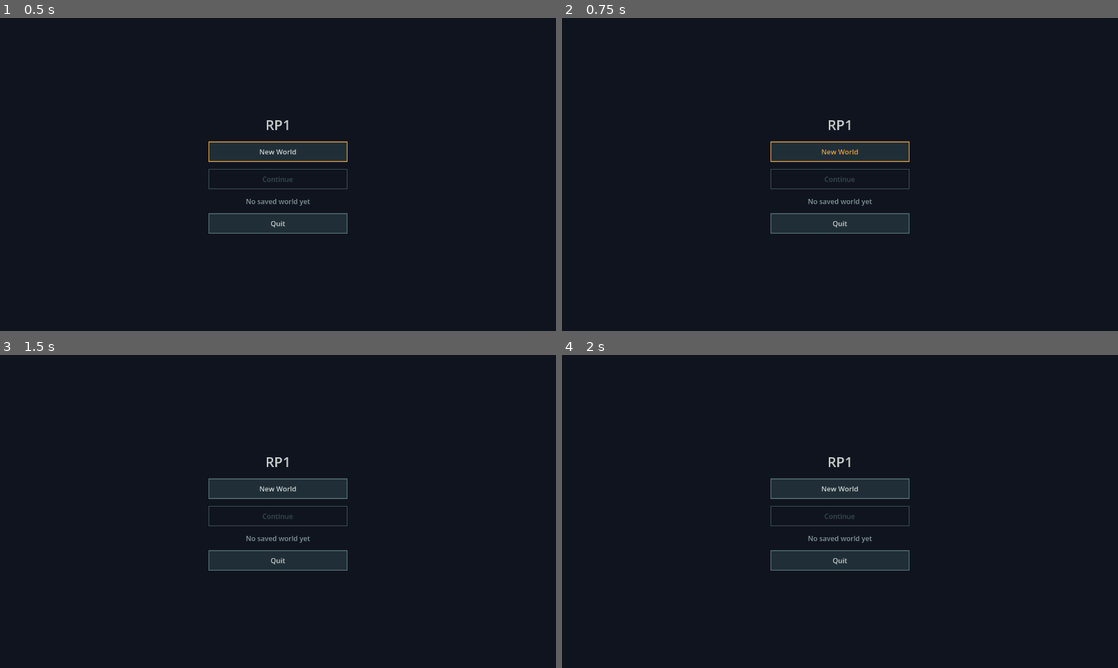
Above: before the commit, frames 1-4 (two rows, left to right).
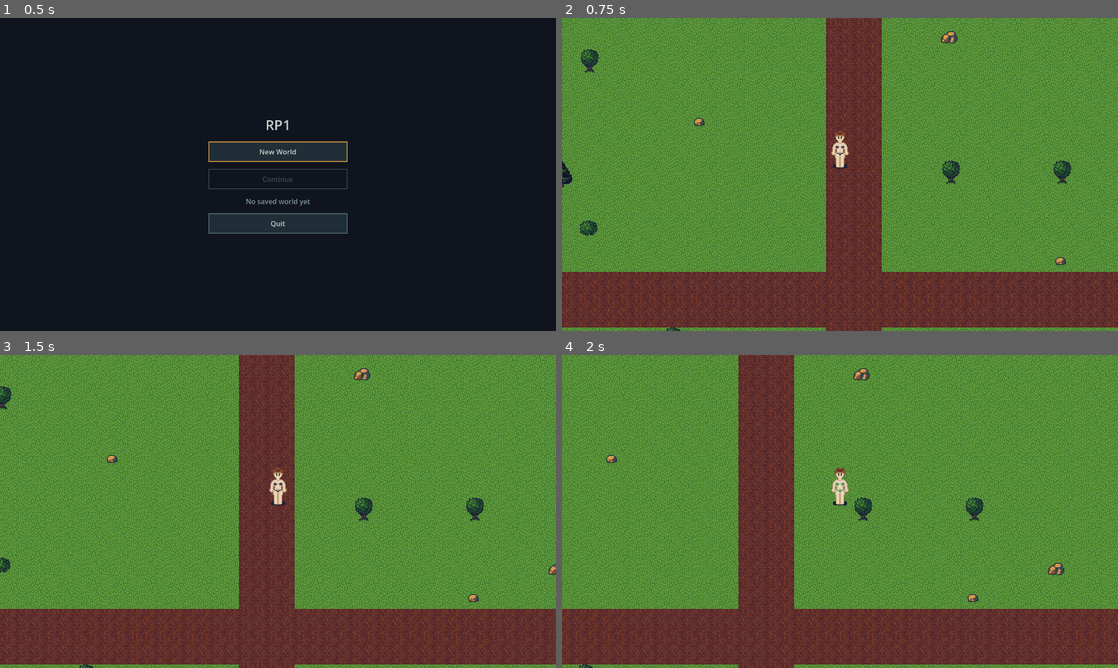
Above: after the commit, the same moments.

Repository: HuyNguyen260398/rp1
Game: Godot game, scene res://scenes/main.tscn
The game is run twice, just before and just after one commit, with the same random seed, the same clock (stepped at 60 frames per second) and the same inputs.
Inputs (mouse positions are in pixels of both pictures, inside the frame that each line leads up to):
- Up to frame 1 (0.5 s): no input
- Up to frame 2 (0.75 s): click (840, 152) at 0.5 s, where only the run after the commit has a clickable "New World"
- Up to frame 3 (1.5 s): tap Enter at 1.25 s; move the mouse to (400, 495) at 1.27 s; hold D (move_right) from 1.28 s (still down); hold Shift from 1.28 s (still down); click (400, 495) at 1.42 s
- Up to frame 4 (2 s): keep holding D (move_right); keep holding Shift

Frame 1 is identical in both runs. In frame 2, 100% of the frame differs, in the area x 0-100%, y 0-100%; in frame 3, 100%; in frame 4, 100%.

Commit message:
fix: the main menu ignored every click
Reported from play: "in the main menu, when I try the New World option,
nothing happens."

The UI CanvasLayer was PROCESS_MODE_WHEN_PAUSED, which processes ONLY
while the tree is paused. The tree is not paused at boot, so every menu
control was inert: can_process() false, while still drawing perfectly.
The comment on that line said "the pause menu has to keep processing
while the tree is paused" -- the intent was right and the constant was
wrong, because WHEN_PAUSED is exclusive rather than additive. ALWAYS is
the one that covers both states, and the hidden menus take no input
regardless since an invisible Control receives none.

Why the Phase 5 verification missed it: every drive called
_on_new_world_requested() directly, and the pause-menu drive ran with the
tree paused -- the single state in which WHEN_PAUSED is correct. Nothing
ever exercised a button in the unpaused state.

tests/test_menu_interactive.gd instantiates the real main scene and
asserts can_process() on the actual buttons in both pause states.
Verified it catches the bug: restoring WHEN_PAUSED turns the suite red
with "draws but ignores clicks".

Co-Authored-By: Claude Opus 5 <noreply@anthropic.com>
Claude-Session: https://claude.ai/code/session_01W2m1eMrfUc2aUn2UARSLDE

Diff:
--- a/src/presentation/main.gd
+++ b/src/presentation/main.gd
@@ -44,8 +44,12 @@
 
 	_ui = CanvasLayer.new()
 	_ui.name = "UI"
-	# The pause menu has to keep processing while the tree is paused.
-	_ui.process_mode = Node.PROCESS_MODE_WHEN_PAUSED
+	# ALWAYS, not WHEN_PAUSED: the menus have to work in both states, and
+	# WHEN_PAUSED means *only* while paused. With that, the main menu drew
+	# perfectly at boot and ignored every click, because the tree is not
+	# paused there. The hidden menus take no input regardless, since an
+	# invisible Control receives none.
+	_ui.process_mode = Node.PROCESS_MODE_ALWAYS
 	add_child(_ui)
 
 	var theme: Theme = UiTheme.build()
--- /dev/null
+++ b/tests/test_menu_interactive.gd
@@ -0,0 +1,73 @@
+extends GutTest
+## The main menu must be *interactive*, not merely visible.
+##
+## Phase 5 shipped a menu that drew perfectly and ignored every click: the
+## UI CanvasLayer was PROCESS_MODE_WHEN_PAUSED, which processes ONLY while
+## the tree is paused, and the tree is not paused at boot. can_process() is
+## the behavioural check that catches it; asserting the constant instead
+## would only restate the implementation.
+##
+## This instantiates the real main scene. It never opens a world, so it
+## never writes to the real save root.
+##
+## A click-through test was tried here and removed: synthetic mouse events
+## do not reach a scene parented under GUT's own runner, and the attempt
+## hung the suite. The end-to-end click is verified instead by driving a
+## standalone windowed build. can_process() is the precise check anyway --
+## it is the exact condition that was false when the menu ignored clicks.
+
+var _main: Node = null
+var _was_auto_accept_quit: bool = true
+
+
+func before_each() -> void:
+	_was_auto_accept_quit = get_tree().auto_accept_quit
+	_main = load("res://scenes/main.tscn").instantiate()
+	add_child_autofree(_main)
+
+
+func after_each() -> void:
+	# The router turns this off so it can save before the window closes.
+	get_tree().auto_accept_quit = _was_auto_accept_quit
+	get_tree().paused = false
+
+
+func _find_button(node: Node, text: String) -> Button:
+	if node is Button and (node as Button).text == text:
+		return node
+	for c: Node in node.get_children():
+		var found: Button = _find_button(c, text)
+		if found != null:
+			return found
+	return null
+
+
+func test_the_menu_buttons_exist() -> void:
+	for label: String in ["New World", "Continue", "Quit"]:
+		assert_not_null(_find_button(_main, label), "no %s button" % label)
+
+
+func test_the_menu_is_interactive_at_boot() -> void:
+	assert_false(get_tree().paused, "the tree should not be paused at boot")
+	for label: String in ["New World", "Continue", "Quit"]:
+		var b: Button = _find_button(_main, label)
+		assert_true(b.can_process(),
+			"%s cannot process while unpaused: it draws but ignores clicks" % label)
+
+
+func test_the_menu_is_still_interactive_while_paused() -> void:
+	# The pause menu lives on the same layer and must work in the other
+	# state, which is the requirement that produced the bug.
+	get_tree().paused = true
+	for label: String in ["Resume", "Quit to Menu", "Quit to Desktop"]:
+		var b: Button = _find_button(_main, label)
+		assert_not_null(b, "no %s button" % label)
+		assert_true(b.can_process(), "%s cannot process while paused" % label)
+
+
+func test_menu_buttons_accept_mouse_input() -> void:
+	var b: Button = _find_button(_main, "New World")
+	assert_eq(b.mouse_filter, Control.MOUSE_FILTER_STOP,
+		"a button that ignores the mouse cannot be clicked")
+	assert_true(b.is_visible_in_tree())
+	assert_false(b.disabled, "New World must never be disabled")
